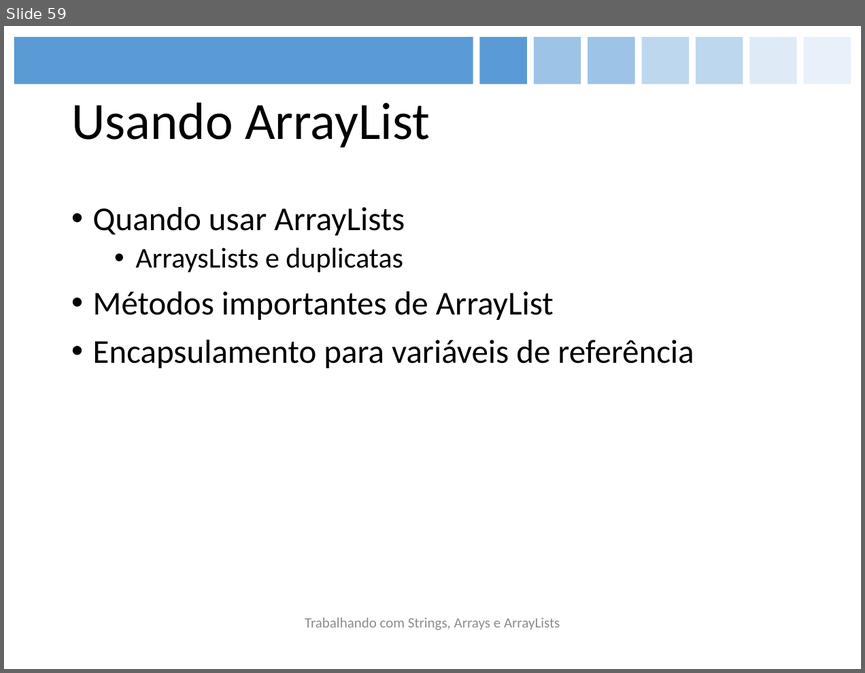
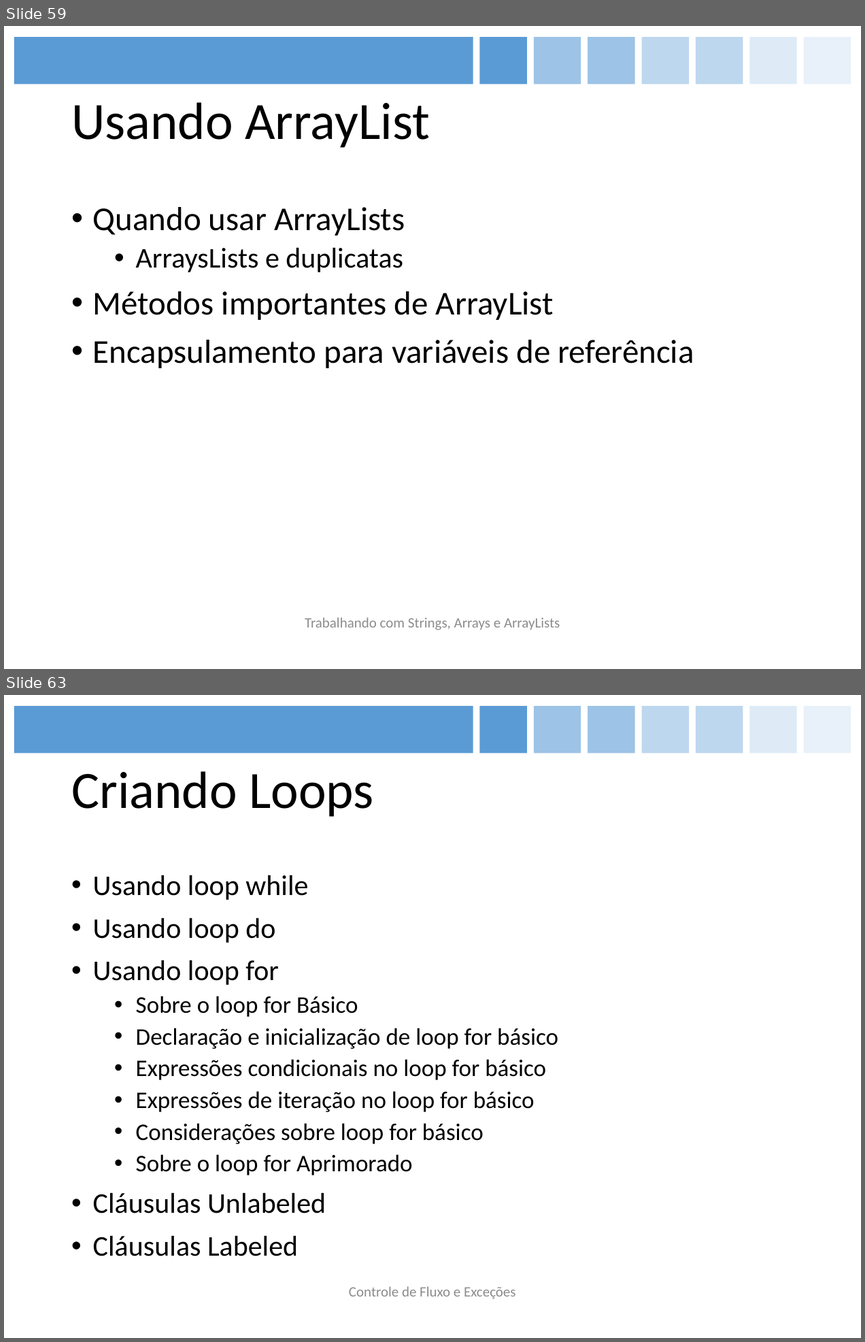
Before and after one commit to figueiredojrr/treinamentoJavaSeOcaAgosto, a slide deck: TreinamentoJavaSeOca/documentos/apresentação/OCA.pptx. Shown one above the other, each under a label of ours: slide 59 before the commit, slides 59 and 63 after it; the slides between them are not shown. The pictures are 865x673 and 865x1342 pixels, drawn with LibreOffice and Linux fonts; fonts in the diff are those of the drawing. Boxes give left, top, right and bottom in pixels: in the first picture for what was removed or moved away, otherwise in the second. Text is boxed around its words. In the diff, an @@ line names an element or a change of style, - is before the commit and + after.

```diff
--- a/TreinamentoJavaSeOca/documentos/apresentação/OCA.pptx
+++ b/TreinamentoJavaSeOca/documentos/apresentação/OCA.pptx
@@ slide 63 added at bbox=[4, 695, 861, 1338], background #FFFFFF; not listed: 8 template elements that a slide beside it also shows @@
@@ title added at bbox=[71, 771, 374, 817], 44 pt, text #000000 @@
+Criando Loops
@@ text added at bbox=[93, 875, 558, 1256], 20 pt, text #000000 @@
+• Usando loop while
+• Usando loop do
+• Usando loop for
+  • Sobre o loop for Básico
+  • Declaração e inicialização de loop for básico
+  • Expressões condicionais no loop for básico
+  • Expressões de iteração no loop for básico
+  • Considerações sobre loop for básico
+  • Sobre o loop for Aprimorado
+• Cláusulas Unlabeled
+• Cláusulas Labeled
@@ text added at bbox=[349, 1286, 516, 1299], 12 pt, text #8C8C8C @@
+Controle de Fluxo e Exceções
```
Also in this commit, not shown: 4 slides changed, 3 other slides added, 1 other file.
